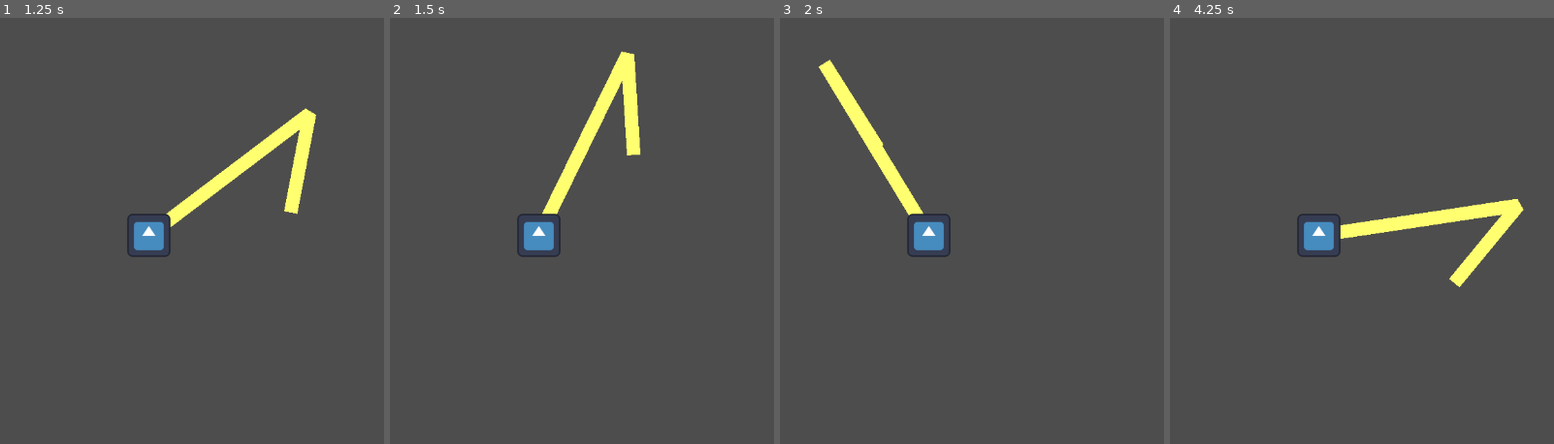
Above: before the commit, frames 1-4 (left to right).
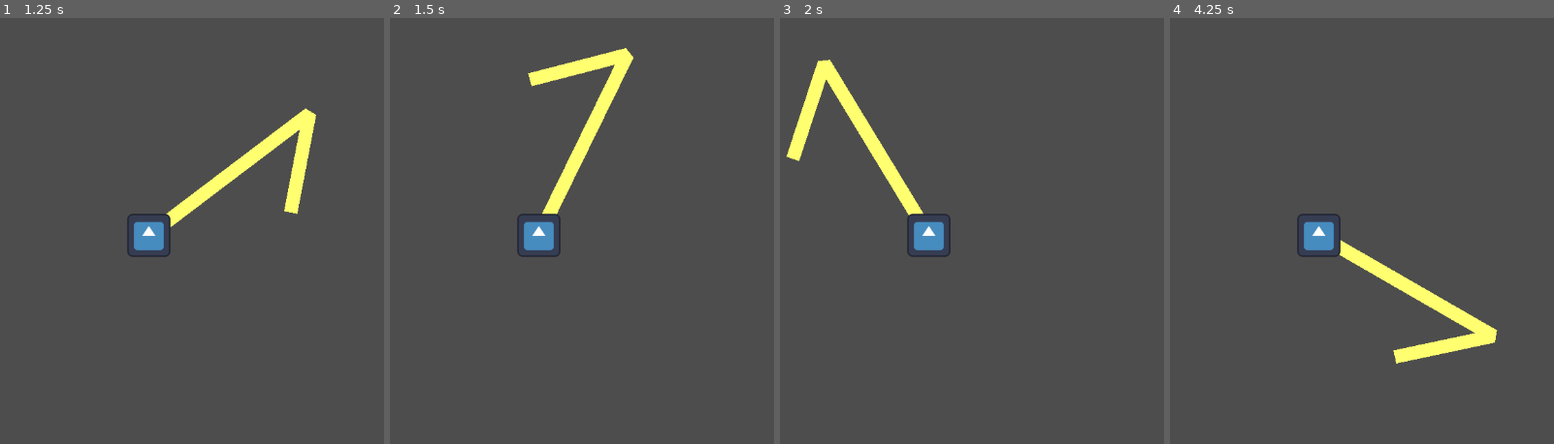
Above: after the commit, the same moments.

Repository: flowerFawn/many-games
Game: Godot game, scene res://arm/arm_world.tscn
Same seed, same stepped clock (60 frames per second), same inputs: the game is played once before the commit and once after it. The project has no main scene, so this scene is started directly. The engine's default icon, where the game draws it, is replaced by a stand-in: a white triangle on a blue panel in a dark square.
Inputs (mouse positions are in pixels of both pictures, inside the frame that each line leads up to):
- Up to frame 1 (1.25 s): tap Enter at 0.5 s; move the mouse to (318, 213) at 0.52 s; click (318, 213) at 0.77 s
- Up to frame 2 (1.5 s): move the mouse to (outside the picture) at 1.27 s
- Up to frame 3 (2 s): click (outside the picture) at 1.52 s
- Up to frame 4 (4.25 s): move the mouse to (1396, 141) at 2.02 s; move the mouse to (1281, 320) at 2.77 s; click (1281, 320) at 3.02 s; move the mouse to (1550, 299) at 3.52 s; click (1550, 299) at 3.77 s

Frame 1 is identical in both runs. In frame 2, 1.6% of the frame differs, in the area x 35-66%, y 7-33%; in frame 3, 0.9%; in frame 4, 4.7%, in the area x 43-93%, y 42-82%.

Commit message:
arm goes right way around

Diff:
--- a/arm/arm.gd
+++ b/arm/arm.gd
@@ -61,6 +61,13 @@
 	if (flip_if_short and get_local_mouse_position().length_squared() < (upper_arm_length - fore_arm_length) ** 2):
 		desired_elbow_angle = -desired_elbow_angle
 	var desired_shoulder_angle:float = find_shoulder_angle(goal, desired_elbow_angle)
-	current_shoulder_angle = move_toward(current_shoulder_angle, desired_shoulder_angle, shoulder_flex_speed * delta)
-	current_elbow_angle = move_toward(current_elbow_angle, desired_elbow_angle, elbow_flex_speed * delta)
+	current_shoulder_angle = move_towards_angle(current_shoulder_angle, desired_shoulder_angle, shoulder_flex_speed * delta)
+	current_elbow_angle = move_towards_angle(current_elbow_angle, desired_elbow_angle, elbow_flex_speed * delta)
 	print(current_shoulder_angle, " -> ", current_elbow_angle)
+
+func move_towards_angle(current:float, desired:float, delta:float) -> float:
+	print(current, desired)
+	if abs(current - desired) > abs(TAU - current + desired):
+		return min(current + delta, desired)
+	else:
+		return max(current - delta, desired)
